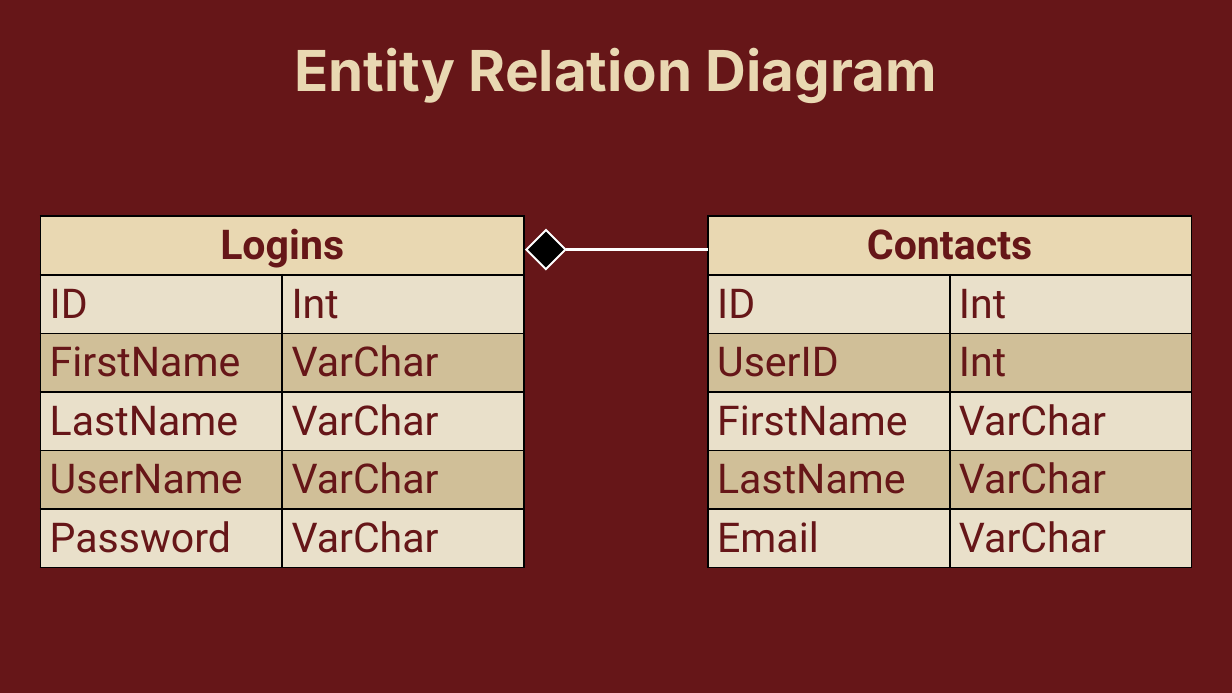
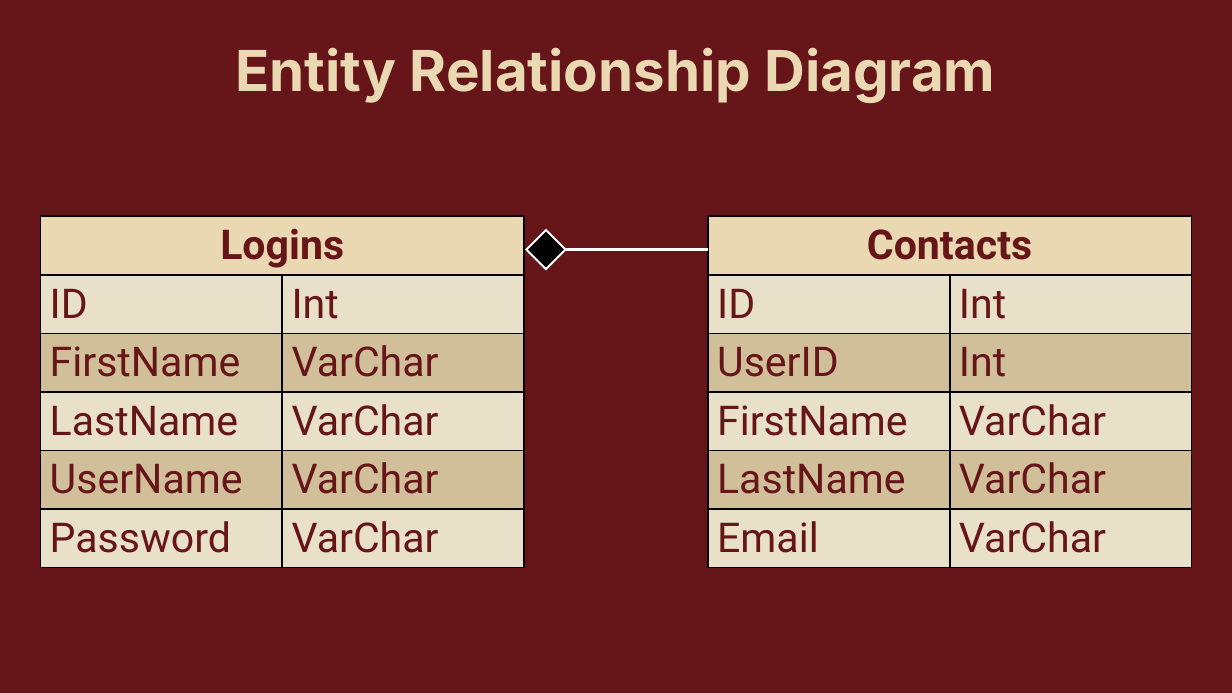
Before and after one commit to matt11matthew/ContactManager, a slide deck: slide 8 of Presentation/Contact Manager Presentation.pptx. Drawn at 1232x693 pixels with LibreOffice and Linux fonts; fonts in the diff are those of the drawing. Boxes give left, top, right and bottom in pixels: in the first picture for what was removed or moved away, otherwise in the second. Text is boxed around its words. In the diff, an @@ line names an element or a change of style, - is before the commit and + after.

Commit message:
finalized presentation materials.

```diff
--- a/Presentation/Contact Manager Presentation.pptx
+++ b/Presentation/Contact Manager Presentation.pptx
@@ text at box(235, 47, 995, 103): text changed @@
-Entity Relation Diagram
+Entity Relationship Diagram
```
Also in this commit, not shown: 1 other file.
